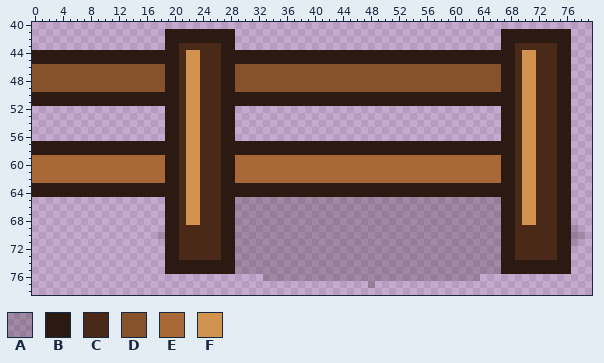
Two states of a pixel-art file, assets/source/aseprite/objects/placeables_96/fence_end-left_96.aseprite. The first picture shows the starting point.
96x96 pixels, 1 frame. Shown: x 0..79, y 40..78.
Palette (. is transparent): A #1b120d37  B #2b1a11  C #4a2918  D #87512c  E #a86837  F #d09350
Pixels before (only the part around the change), first column x 16:
40 ................................................................
41 ...BBBBBBBBBB......................................BBBBBBBBBB...
42 ...BBBBBBBBBB......................................BBBBBBBBBB...
43 ...BBCCCCCCBB......................................BBCCCCCCBB...
44 BBBBBCFFCCCBBBBBBBBBBBBBBBBBBBBBBBBBBBBBBBBBBBBBBBBBBCFFCCCBB...
45 BBBBBCFFCCCBBBBBBBBBBBBBBBBBBBBBBBBBBBBBBBBBBBBBBBBBBCFFCCCBB...
46 DDDBBCFFCCCBBDDDDDDDDDDDDDDDDDDDDDDDDDDDDDDDDDDDDDDBBCFFCCCBB...
47 DDDBBCFFCCCBBDDDDDDDDDDDDDDDDDDDDDDDDDDDDDDDDDDDDDDBBCFFCCCBB...
48 DDDBBCFFCCCBBDDDDDDDDDDDDDDDDDDDDDDDDDDDDDDDDDDDDDDBBCFFCCCBB...
49 DDDBBCFFCCCBBDDDDDDDDDDDDDDDDDDDDDDDDDDDDDDDDDDDDDDBBCFFCCCBB...
50 BBBBBCFFCCCBBBBBBBBBBBBBBBBBBBBBBBBBBBBBBBBBBBBBBBBBBCFFCCCBB...
51 BBBBBCFFCCCBBBBBBBBBBBBBBBBBBBBBBBBBBBBBBBBBBBBBBBBBBCFFCCCBB...
52 ...BBCFFCCCBB......................................BBCFFCCCBB...
53 ...BBCFFCCCBB......................................BBCFFCCCBB...
54 ...BBCFFCCCBB......................................BBCFFCCCBB...
55 ...BBCFFCCCBB......................................BBCFFCCCBB...
56 ...BBCFFCCCBB......................................BBCFFCCCBB...
57 BBBBBCFFCCCBBBBBBBBBBBBBBBBBBBBBBBBBBBBBBBBBBBBBBBBBBCFFCCCBB...
58 BBBBBCFFCCCBBBBBBBBBBBBBBBBBBBBBBBBBBBBBBBBBBBBBBBBBBCFFCCCBB...
59 EEEBBCFFCCCBBEEEEEEEEEEEEEEEEEEEEEEEEEEEEEEEEEEEEEEBBCFFCCCBB...
60 EEEBBCFFCCCBBEEEEEEEEEEEEEEEEEEEEEEEEEEEEEEEEEEEEEEBBCFFCCCBB...
61 EEEBBCFFCCCBBEEEEEEEEEEEEEEEEEEEEEEEEEEEEEEEEEEEEEEBBCFFCCCBB...
62 EEEBBCFFCCCBBEEEEEEEEEEEEEEEEEEEEEEEEEEEEEEEEEEEEEEBBCFFCCCBB...
63 BBBBBCFFCCCBBBBBBBBBBBBBBBBBBBBBBBBBBBBBBBBBBBBBBBBBBCFFCCCBB...
64 BBBBBCFFCCCBBBBBBBBBBBBBBBBBBBBBBBBBBBBBBBBBBBBBBBBBBCFFCCCBB...
65 ...BBCFFCCCBBAAAAAAAAAAAAAAAAAAAAAAAAAAAAAAAAAAAAAABBCFFCCCBB...
66 ...BBCFFCCCBBAAAAAAAAAAAAAAAAAAAAAAAAAAAAAAAAAAAAAABBCFFCCCBB...
67 ...BBCFFCCCBBAAAAAAAAAAAAAAAAAAAAAAAAAAAAAAAAAAAAAABBCFFCCCBB...
68 ...BBCFFCCCBBAAAAAAAAAAAAAAAAAAAAAAAAAAAAAAAAAAAAAABBCFFCCCBB...
69 ...BBCCCCCCBBAAAAAAAAAAAAAAAAAAAAAAAAAAAAAAAAAAAAAABBCCCCCCBBA..
70 ..ABBCCCCCCBBAAAAAAAAAAAAAAAAAAAAAAAAAAAAAAAAAAAAAABBCCCCCCBBAA.
71 ...BBCCCCCCBBAAAAAAAAAAAAAAAAAAAAAAAAAAAAAAAAAAAAAABBCCCCCCBBA..
72 ...BBCCCCCCBBAAAAAAAAAAAAAAAAAAAAAAAAAAAAAAAAAAAAAABBCCCCCCBB...
73 ...BBCCCCCCBBAAAAAAAAAAAAAAAAAAAAAAAAAAAAAAAAAAAAAABBCCCCCCBB...
74 ...BBBBBBBBBBAAAAAAAAAAAAAAAAAAAAAAAAAAAAAAAAAAAAAABBBBBBBBBB...
75 ...BBBBBBBBBBAAAAAAAAAAAAAAAAAAAAAAAAAAAAAAAAAAAAAABBBBBBBBBB...
76 .................AAAAAAAAAAAAAAAAAAAAAAAAAAAAAAA................
77 ................................A...............................
78 ................................................................
New version:
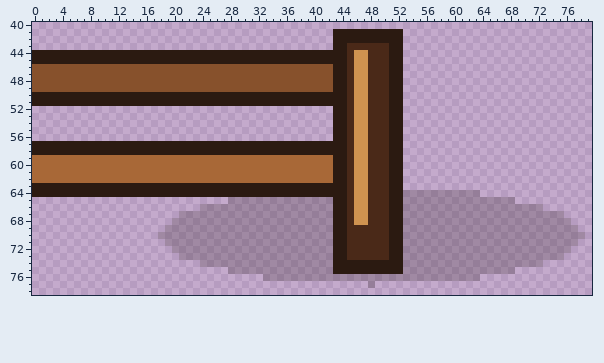
The exact change:
Changed rows in their new state; - is an unchanged pixel.
first column x 19:
41 ..........--------------BBBBBBBBBB--------------..........
42 ..........--------------BBBBBBBBBB--------------..........
43 ..........--------------BBCCCCCCBB--------------..........
44 --BBBBBB------------------CFFCCC--........................
45 --BBBBBB------------------CFFCCC--........................
46 DDDDDDDDDD--------------BBCFFCCCBB........................
47 DDDDDDDDDD--------------BBCFFCCCBB........................
48 DDDDDDDDDD--------------BBCFFCCCBB........................
49 DDDDDDDDDD--------------BBCFFCCCBB........................
50 --BBBBBB------------------CFFCCC--........................
51 --BBBBBB------------------CFFCCC--........................
52 ..........--------------BBCFFCCCBB--------------..........
53 ..........--------------BBCFFCCCBB--------------..........
54 ..........--------------BBCFFCCCBB--------------..........
55 ..........--------------BBCFFCCCBB--------------..........
56 ..........--------------BBCFFCCCBB--------------..........
57 --BBBBBB------------------CFFCCC--........................
58 --BBBBBB------------------CFFCCC--........................
59 EEEEEEEEEE--------------BBCFFCCCBB........................
60 EEEEEEEEEE--------------BBCFFCCCBB........................
61 EEEEEEEEEE--------------BBCFFCCCBB........................
62 EEEEEEEEEE--------------BBCFFCCCBB........................
63 --BBBBBB------------------CFFCCC--........................
64 --BBBBBB------------------CFFCCC--AAAAAAAAAAA.............
65 .........A--------------BBCFFCCCBB--------------AA........
66 .....AAAAA--------------BBCFFCCCBB--------------AAAAAA....
67 ..AAAAAAAA--------------BBCFFCCCBB--------------AAAAAAAAA.
68 .AAAAAAAAA--------------BBCFFCCCBB--------------AAAAAAAAAA
69 AAAAAAAAAA--------------BBCCCCCCBB--------------AAAAAAAAAA
70 AAAAAAAAAA--------------BBCCCCCCBB--------------AAAAAAAAAA
71 AAAAAAAAAA--------------BBCCCCCCBB--------------AAAAAAAAAA
72 .AAAAAAAAA--------------BBCCCCCCBB--------------AAAAAAAAAA
73 ..AAAAAAAA--------------BBCCCCCCBB--------------AAAAAAAAA.
74 .....AAAAA--------------BBBBBBBBBB--------------AAAAAA....
75 .........A--------------BBBBBBBBBB--------------AA........
Where, in picture pixels (left, top, right, bottom), the same in both pictures:
changed: (165, 29, 235, 274)
changed: (333, 29, 571, 274)
